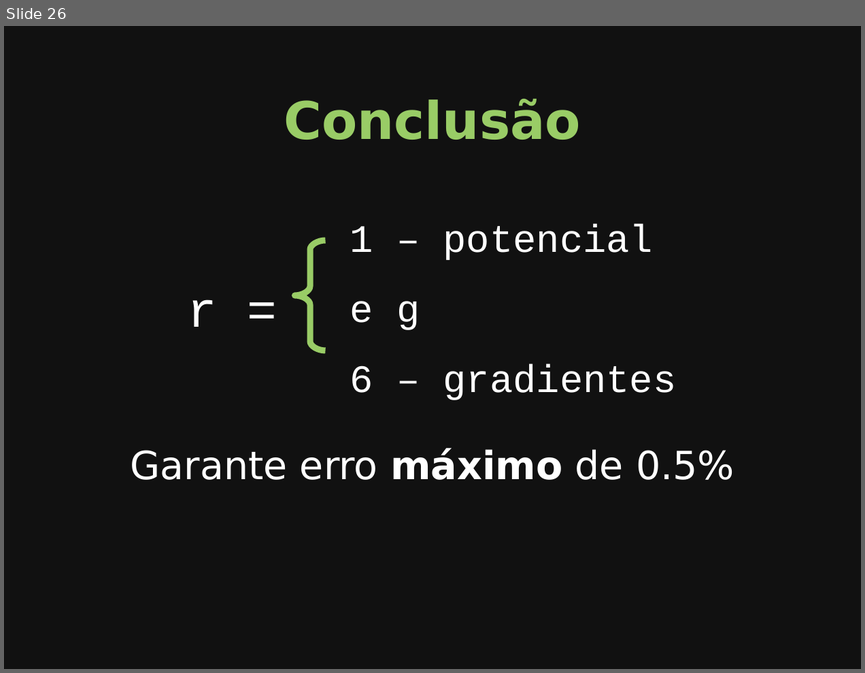
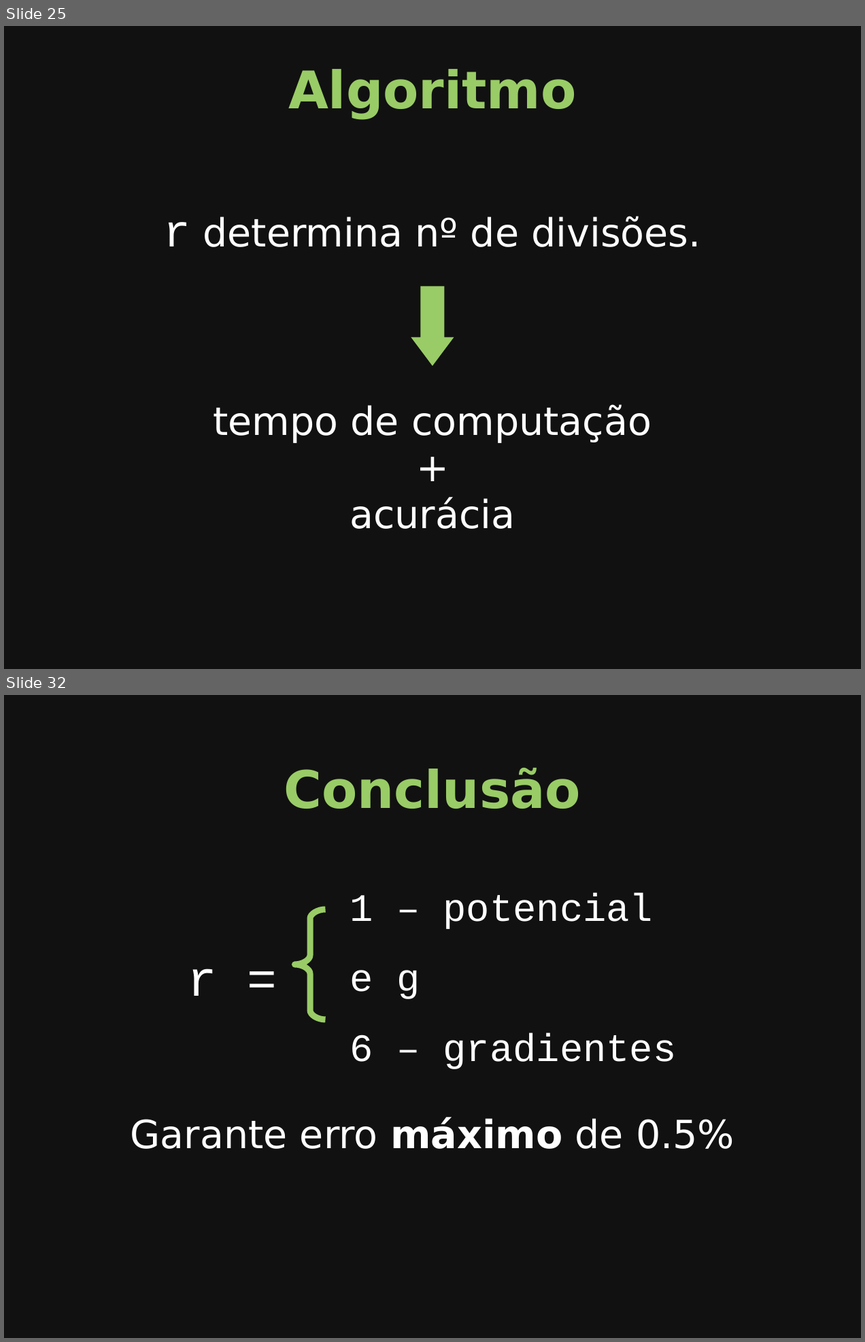
Before and after one commit to leouieda/seminario-on-2014, a slide deck: slides.odp. Shown one above the other, each under a label of ours: slide 26 before the commit, slides 25 and 32 after it; the slides between them are not shown. The pictures are 865x673 and 865x1342 pixels, drawn with LibreOffice and Linux fonts; fonts in the diff are those of the drawing. Boxes give left, top, right and bottom in pixels: in the first picture for what was removed or moved away, otherwise in the second. Text is boxed around its words. In the diff, an @@ line names an element or a change of style, - is before the commit and + after.

```diff
--- a/slides.odp
+++ b/slides.odp
@@ slide 25 added at [4, 26, 861, 669], background #111111 @@
@@ title added at [288, 69, 576, 120], 48 pt, text #99CC66, bold @@
+Algoritmo
@@ text added at [163, 216, 700, 529], 36 pt, text #FFFFFF @@
+r determina nº de divisões.
+tempo de computação
++
+acurácia
@@ down arrow added at [411, 286, 454, 366], fill #99CC66 @@
@@ what was slide 26 is now slide 32 @@
```
Also in this commit, not shown: 18 slides changed, 13 other slides added, 4 slides removed, 2 other files.
